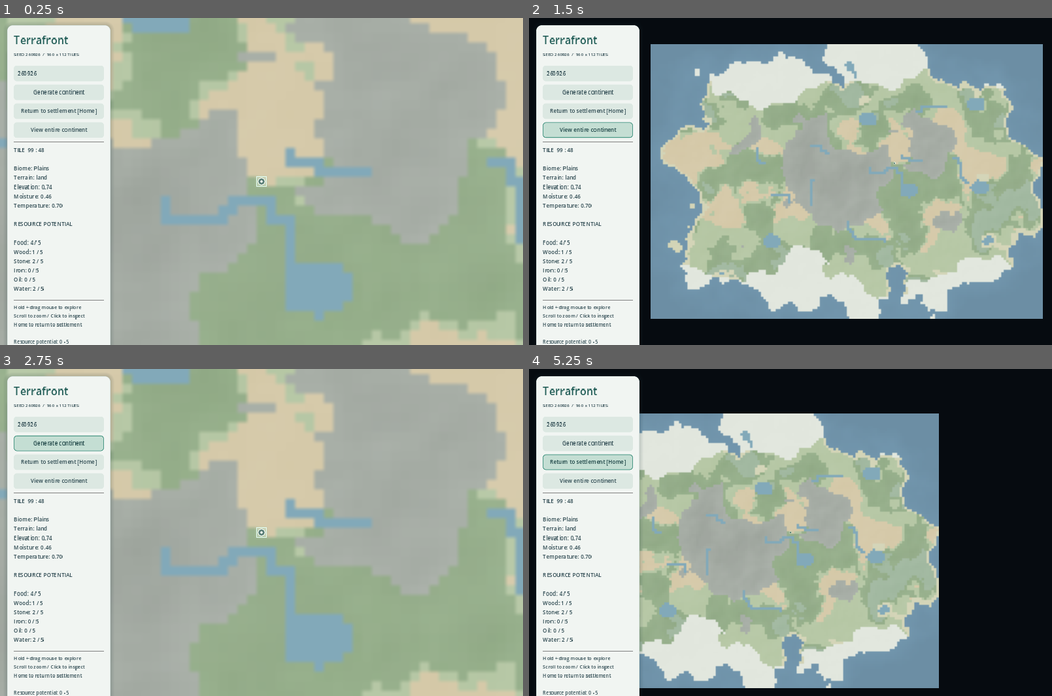
Above: before the commit, frames 1-4 (two rows, left to right).
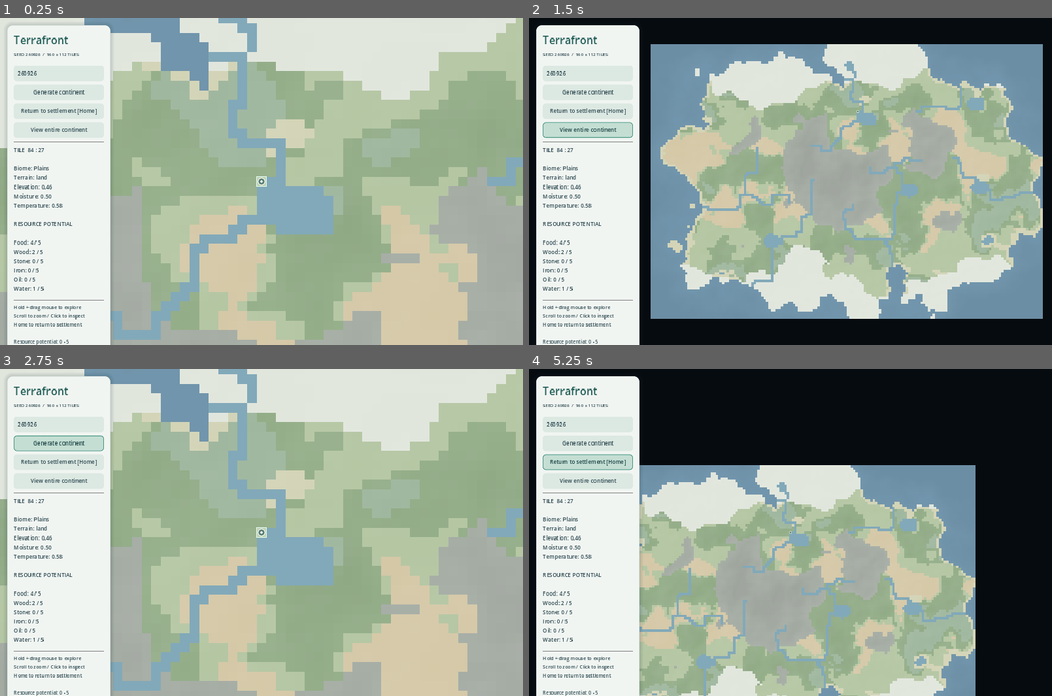
Above: after the commit, the same moments.

Repository: ebeganovic1/terrafront
Game: Godot game, scene res://scenes/main.tscn
The game is run twice, just before and just after one commit, with the same random seed, the same clock (stepped at 60 frames per second) and the same inputs.
Inputs:
- Up to frame 1 (0.25 s): no input
- Up to frame 2 (1.5 s): click "Generate continent" at 0.5 s; click "View entire continent" at 1.25 s
- Up to frame 3 (2.75 s): click "Generate continent" at 2 s
- Up to frame 4 (5.25 s): click "View entire continent" at 2.75 s; click "Generate continent" at 3.5 s; click "View entire continent" at 4.25 s; click "Return to settlement [Home]" at 5 s

The runs differ from the first frame. In frame 1, 58% of the frame differs, in the area x 0-100%, y 0-100%; in frame 2, 1.9%; in frame 3, 58%; in frame 4, 45%.

Commit message:
Sharpen terrain rendering and route every river to the ocean

Diff:
--- a/assets/terrain.gdshader
+++ /dev/null
@@ -1,15 +0,0 @@
-shader_type canvas_item;
-render_mode unshaded;
-
-void fragment() {
-	vec2 point = UV / TEXTURE_PIXEL_SIZE - 0.5;
-	vec2 cell = floor(point);
-	vec2 blend = smoothstep(vec2(0.18), vec2(0.82), fract(point));
-	vec2 lower = TEXTURE_PIXEL_SIZE * 0.5;
-	vec2 upper = vec2(1.0) - lower;
-	vec3 top_left = texture(TEXTURE, clamp((cell + vec2(0.5, 0.5)) * TEXTURE_PIXEL_SIZE, lower, upper)).rgb;
-	vec3 top_right = texture(TEXTURE, clamp((cell + vec2(1.5, 0.5)) * TEXTURE_PIXEL_SIZE, lower, upper)).rgb;
-	vec3 bottom_left = texture(TEXTURE, clamp((cell + vec2(0.5, 1.5)) * TEXTURE_PIXEL_SIZE, lower, upper)).rgb;
-	vec3 bottom_right = texture(TEXTURE, clamp((cell + vec2(1.5, 1.5)) * TEXTURE_PIXEL_SIZE, lower, upper)).rgb;
-	COLOR = vec4(mix(mix(top_left, top_right, blend.x), mix(bottom_left, bottom_right, blend.x), blend.y), 1.0);
-}
--- a/scripts/map/world_renderer.gd
+++ b/scripts/map/world_renderer.gd
@@ -12,9 +12,6 @@
 		ground.z_index = -1
 		ground.texture_filter = CanvasItem.TEXTURE_FILTER_NEAREST
 		add_child(ground)
-		var material := ShaderMaterial.new()
-		material.shader = preload("res://assets/terrain.gdshader")
-		ground.material = material
 	var colors := Image.create(World.WIDTH, World.HEIGHT, false, Image.FORMAT_RGB8)
 	for row in World.HEIGHT:
 		for column in World.WIDTH:
--- /dev/null
+++ b/scripts/world/drainage.gd
@@ -0,0 +1,54 @@
+extends RefCounted
+
+const World = preload("res://scripts/world/world_data.gd")
+var frontier: Array[Vector2] = []
+
+func build(world: RefCounted) -> PackedInt32Array:
+	frontier.clear()
+	var downstream := PackedInt32Array()
+	downstream.resize(world.tiles.size())
+	downstream.fill(-2)
+	for index in world.tiles.size():
+		if world.tiles[index].biome == 0:
+			downstream[index] = -1
+			push(Vector2(world.tiles[index].elevation, index))
+	while not frontier.is_empty():
+		var current := pop()
+		var index := int(current.y)
+		var cell := Vector2i(index % World.WIDTH, int(index / World.WIDTH))
+		for neighbor in world.neighbors(cell):
+			var neighbor_index: int = world.index(neighbor)
+			if downstream[neighbor_index] != -2:
+				continue
+			downstream[neighbor_index] = index
+			var spill_height := maxf(world.tiles[neighbor_index].elevation, current.x + 0.00001)
+			push(Vector2(spill_height, neighbor_index))
+	return downstream
+
+func push(entry: Vector2) -> void:
+	frontier.append(entry)
+	var index := frontier.size() - 1
+	while index > 0:
+		var parent := int((index - 1) / 2)
+		if frontier[parent].x <= entry.x:
+			break
+		frontier[index] = frontier[parent]
+		index = parent
+	frontier[index] = entry
+
+func pop() -> Vector2:
+	var result := frontier[0]
+	var tail: Vector2 = frontier.pop_back()
+	if frontier.is_empty():
+		return result
+	var index := 0
+	while index * 2 + 1 < frontier.size():
+		var child := index * 2 + 1
+		if child + 1 < frontier.size() and frontier[child + 1].x < frontier[child].x:
+			child += 1
+		if tail.x <= frontier[child].x:
+			break
+		frontier[index] = frontier[child]
+		index = child
+	frontier[index] = tail
+	return result
--- a/scripts/world/world_data.gd
+++ b/scripts/world/world_data.gd
@@ -9,6 +9,7 @@
 var world_seed: int
 var tiles: Array[Dictionary] = []
 var settlements: Array[Dictionary] = []
+var river_paths: Array = []
 
 func index(cell: Vector2i) -> int:
 	return cell.y * WIDTH + cell.x
--- a/scripts/world/world_generator.gd
+++ b/scripts/world/world_generator.gd
@@ -2,6 +2,7 @@
 
 const World = preload("res://scripts/world/world_data.gd")
 const Resources = preload("res://scripts/systems/resource_system.gd")
+const Drainage = preload("res://scripts/world/drainage.gd")
 
 func noise(seed_value: int, frequency: float) -> FastNoiseLite:
 	var field := FastNoiseLite.new()
@@ -96,34 +97,36 @@
 func add_rivers(world: RefCounted, seed_value: int) -> void:
 	var rng := RandomNumberGenerator.new()
 	rng.seed = seed_value + 607
-	var count := 0
+	var downstream := Drainage.new().build(world)
 	for attempt in 1500:
-		if count >= 9:
+		if world.river_paths.size() >= 9:
 			break
 		var cell := Vector2i(rng.randi_range(10, World.WIDTH - 11), rng.randi_range(10, World.HEIGHT - 11))
 		if world.tile(cell).elevation < 0.69 or world.tile(cell).biome in [0, 1, 2]:
 			continue
+		var near_source := false
+		for existing in world.river_paths:
+			if Vector2(cell - existing[0]).length() < 12:
+				near_source = true
+		if near_source:
+			continue
 		var path: Array[Vector2i] = []
-		for step in 220:
+		var new_land := 0
+		for step in world.tiles.size():
 			path.append(cell)
-			var next_cell := cell
-			var lowest: float = world.tile(cell).elevation
-			for neighbor in world.neighbors(cell):
-				if world.tile(neighbor).elevation < lowest:
-					lowest = world.tile(neighbor).elevation
-					next_cell = neighbor
-			if next_cell == cell:
+			if world.tile(cell).biome == 0:
 				break
-			cell = next_cell
-			if world.tile(cell).biome in [0, 1, 2]:
-				break
-		if path.size() < 7:
+			if world.tile(cell).biome >= 3:
+				new_land += 1
+			var next_index: int = downstream[world.index(cell)]
+			assert(next_index >= 0, "Land must have an ocean drainage route")
+			cell = Vector2i(next_index % World.WIDTH, int(next_index / World.WIDTH))
+		if new_land < 12 or world.tile(path.back()).biome != 0:
 			continue
 		for river_cell in path:
-			world.tile(river_cell).biome = 2
-		if cell == path.back():
-			world.tile(cell).biome = 1
-		count += 1
+			if world.tile(river_cell).biome >= 3:
+				world.tile(river_cell).biome = 2
+		world.river_paths.append(path)
 
 func place_settlement(world: RefCounted) -> void:
 	var best := Vector2i(-1, -1)
--- a/tests/smoke.gd
+++ b/tests/smoke.gd
@@ -11,6 +11,7 @@
 		var world := Generator.new().generate(seed_value)
 		assert(world.tiles.size() == World.WIDTH * World.HEIGHT)
 		assert(world.walkable(world.settlements[0].cell))
+		validate_rivers(world)
 		var counts := {}
 		for tile in world.tiles:
 			counts[tile.biome] = counts.get(tile.biome, 0) + 1
@@ -23,6 +24,7 @@
 		var repeat := Generator.new().generate(seed_value)
 		assert(world.tiles == repeat.tiles)
 		assert(world.settlements == repeat.settlements)
+		assert(world.river_paths == repeat.river_paths)
 		print("PASS seed ", seed_value, " biome counts ", counts)
 	var scene = load("res://scenes/main.tscn").instantiate()
 	root.add_child(scene)
@@ -91,3 +93,25 @@
 		root.get_texture().get_image().save_png("res://logs/overview.png")
 	print("PASS scene, click/drag separation, all mouse buttons, focus loss, zoom and overview")
 	quit()
+
+func validate_rivers(world: RefCounted) -> void:
+	assert(not world.river_paths.is_empty(), "Expected rivers")
+	var covered := {}
+	for path in world.river_paths:
+		assert(world.tile(path[0]).elevation >= 0.69)
+		assert(world.tile(path.back()).biome == 0, "Every river must reach the sea")
+		var visited := {}
+		for index in path.size():
+			var cell: Vector2i = path[index]
+			assert(not visited.has(cell), "River must not loop")
+			visited[cell] = true
+			covered[cell] = true
+			assert(world.tile(cell).biome in [0, 1, 2], "River must be unbroken water")
+			if index > 0:
+				var offset: Vector2i = cell - path[index - 1]
+				assert(absi(offset.x) + absi(offset.y) == 1, "River must be cardinally connected")
+	for row in World.HEIGHT:
+		for column in World.WIDTH:
+			var cell := Vector2i(column, row)
+			if world.tile(cell).biome == 2:
+				assert(covered.has(cell), "No isolated river tiles")
Not shown, removed: assets/terrain.gdshader.uid
Not shown, added: scripts/world/drainage.gd.uid
Not shown, changed: docs/ARCHITECTURE.md
